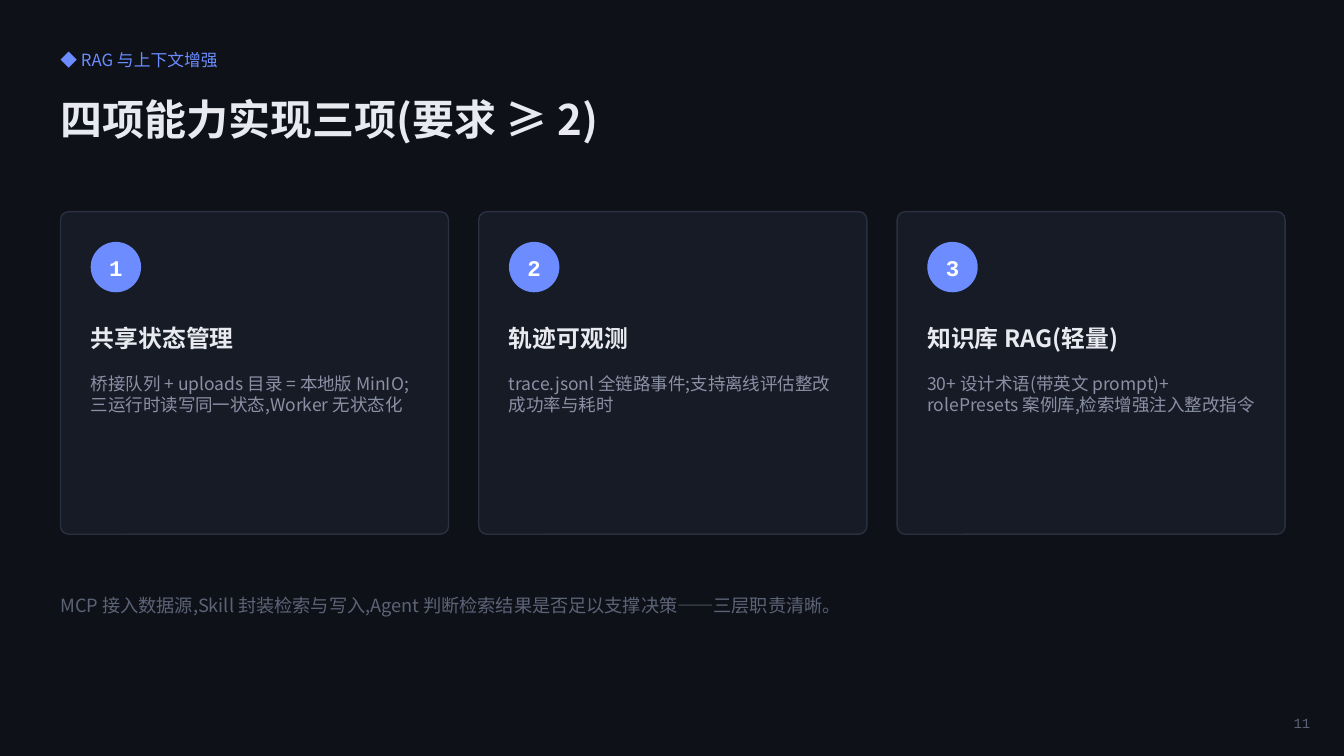
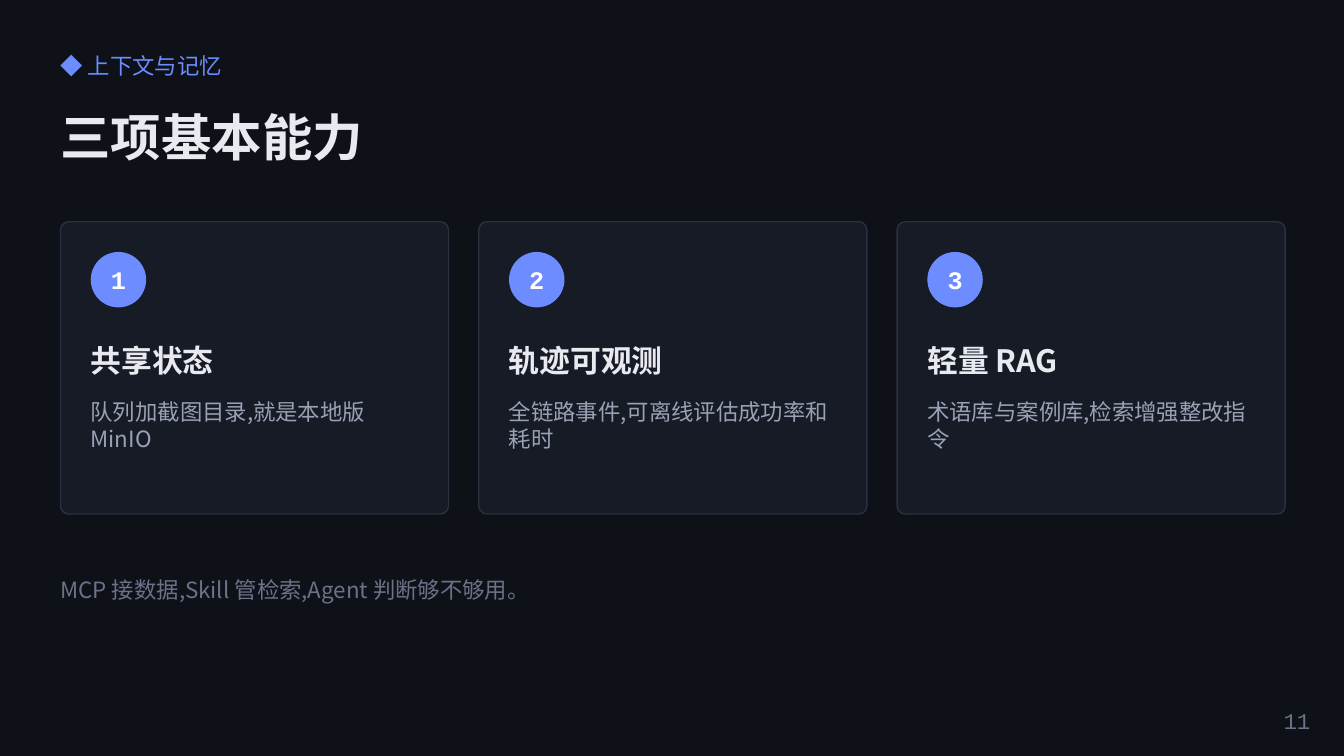
Before and after one commit to NLPark-Cran/viber-fix, a slide deck: slide 11 of contest/proposal.pptx. Drawn at 1344x756 pixels with LibreOffice and Linux fonts; fonts in the diff are those of the drawing. Boxes give left, top, right and bottom in pixels: in the first picture for what was removed or moved away, otherwise in the second. Text is boxed around its words. In the diff, an @@ line names an element or a change of style, - is before the commit and + after.

Commit message:
style: 方案 PPT 文案去 AI 味、字号升级(正文 20+/小字 16+),封面去掉赛事抬头

```diff
--- a/contest/proposal.pptx
+++ b/contest/proposal.pptx
@@ text at bbox=[88, 55, 222, 76]: text changed; size 12 to 16 pt @@
-◆ RAG 与上下文增强
+◆ 上下文与记忆
@@ text at bbox=[60, 113, 362, 161]: text changed; size 30 to 36 pt @@
-四项能力实现三项(要求 ≥ 2)
+三项基本能力
@@ rounded rectangle: place and size @@
-rounded rectangle at bbox=[60, 212, 449, 534]
+rounded rectangle at bbox=[60, 222, 449, 514]
@@ rounded rectangle: place and size @@
-rounded rectangle at bbox=[479, 212, 867, 534]
+rounded rectangle at bbox=[479, 222, 867, 514]
@@ proportions changed in 3 elements at bbox=[60, 222, 449, 514], bbox=[479, 222, 867, 514], bbox=[897, 222, 1286, 514] @@
@@ rounded rectangle: place and size @@
-rounded rectangle at bbox=[897, 212, 1286, 534]
+rounded rectangle at bbox=[897, 222, 1286, 514]
@@ text "1": place and size @@
-text "1" at bbox=[109, 261, 122, 276]
+text "1" at bbox=[111, 272, 126, 289]
@@ ellipse: place and size @@
-ellipse at bbox=[91, 242, 141, 292]
+ellipse at bbox=[91, 252, 146, 308]
@@ text "2": place and size @@
-text "2" at bbox=[527, 261, 540, 276]
+text "2" at bbox=[529, 272, 544, 289]
@@ ellipse: place and size @@
-ellipse at bbox=[509, 242, 560, 292]
+ellipse at bbox=[509, 252, 565, 308]
@@ size 16 to 18 pt in 3 elements at bbox=[529, 272, 544, 289], bbox=[111, 272, 126, 289], bbox=[948, 272, 963, 289] @@
@@ text "3": place and size @@
-text "3" at bbox=[946, 261, 959, 276]
+text "3" at bbox=[948, 272, 963, 289]
@@ ellipse: place and size @@
-ellipse at bbox=[928, 242, 978, 292]
+ellipse at bbox=[928, 252, 983, 308]
@@ text at bbox=[91, 345, 214, 375]: text changed; size 17 to 22 pt @@
-共享状态管理
+共享状态
@@ text "轨迹可观测": place and size @@
-text "轨迹可观测" at bbox=[509, 326, 628, 349]
+text "轨迹可观测" at bbox=[509, 345, 663, 375]
@@ text "轨迹可观测" at bbox=[509, 345, 663, 375]: size 17 to 22 pt @@
@@ text at bbox=[927, 346, 1058, 375]: text changed; size 17 to 22 pt @@
-知识库 RAG(轻量)
+轻量 RAG
@@ text at bbox=[91, 401, 365, 447]: text changed; size 12.5 to 16 pt; text colour #8B91A5 to #9AA1B5 @@
-桥接队列 + uploads 目录 = 本地版 MinIO;三运行时读写同一状态,Worker 无状态化
+队列加截图目录,就是本地版 MinIO
@@ text at bbox=[509, 401, 828, 449]: text changed; size 12.5 to 16 pt; text colour #8B91A5 to #9AA1B5 @@
-trace.jsonl 全链路事件;支持离线评估整改成功率与耗时
+全链路事件,可离线评估成功率和耗时
@@ text at bbox=[927, 401, 1246, 449]: text changed; size 12.5 to 16 pt; text colour #8B91A5 to #9AA1B5 @@
-30+ 设计术语(带英文 prompt)+ rolePresets 案例库,检索增强注入整改指令
+术语库与案例库,检索增强整改指令
@@ text at bbox=[60, 579, 529, 604]: text changed; size 13 to 16 pt; text colour #5D6377 to #6B7288 @@
-MCP 接入数据源,Skill 封装检索与写入,Agent 判断检索结果是否足以支撑决策——三层职责清晰。
+MCP 接数据,Skill 管检索,Agent 判断够不够用。
@@ text "11": place and size @@
-text "11" at bbox=[1294, 719, 1311, 728]
+text "11" at bbox=[1284, 714, 1311, 729]
@@ text "11" at bbox=[1284, 714, 1311, 729]: size 10 to 16 pt, text colour #5D6377 to #6B7288 @@
```
Also in this commit, not shown: 13 other slides changed, 1 other file.
